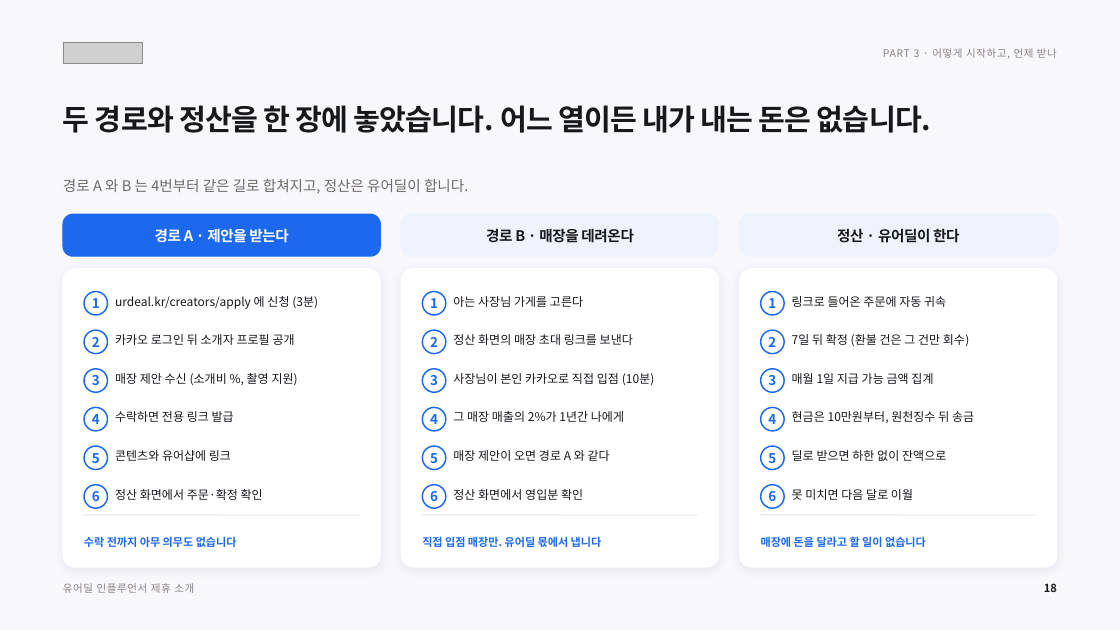
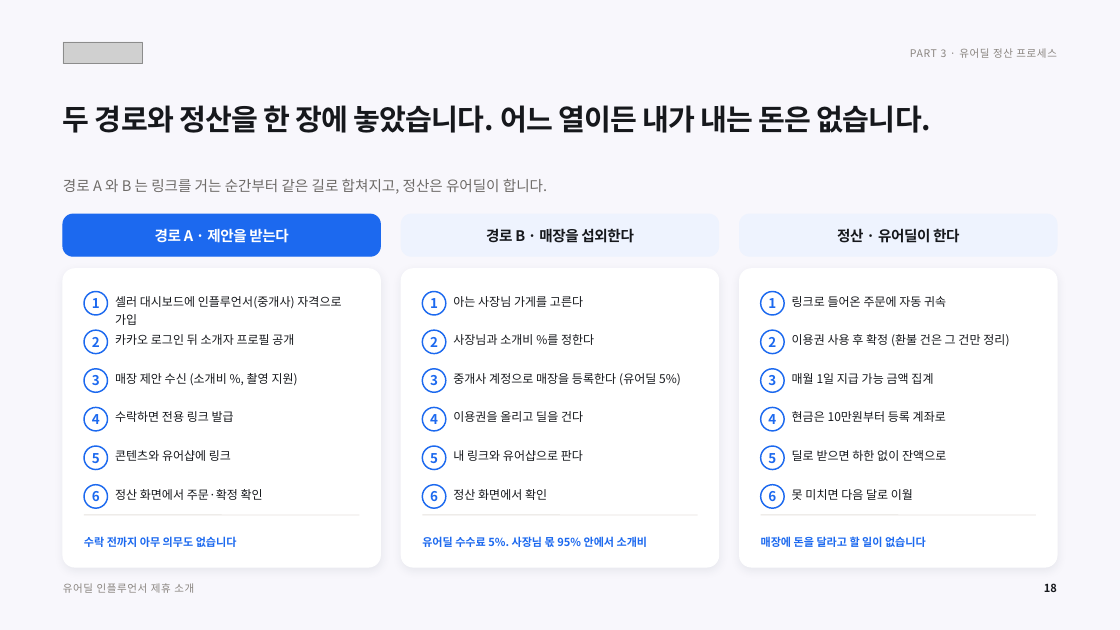
Before and after one commit to tobe2111/ur-live, a slide deck: slide 19 of docs/business/proposals/urdeal-influencer-deck.pptx. Drawn at 1120x630 pixels with LibreOffice and Linux fonts; fonts in the diff are those of the drawing; grey boxes stand for pictures. Boxes give left, top, right and bottom in pixels: in the first picture for what was removed or moved away, otherwise in the second. Text is boxed around its words. In the diff, an @@ line names an element or a change of style, - is before the commit and + after.

```diff
--- a/docs/business/proposals/urdeal-influencer-deck.pptx
+++ b/docs/business/proposals/urdeal-influencer-deck.pptx
@@ text at [910,48,1056,58]: text changed @@
-PART 3 · 어떻게 시작하고, 언제 받나
+PART 3 · 유어딜 정산 프로세스
@@ text at [63,179,547,194]: text changed @@
-경로 A 와 B 는 4번부터 같은 길로 합쳐지고, 정산은 유어딜이 합니다.
+경로 A 와 B 는 링크를 거는 순간부터 같은 길로 합쳐지고, 정산은 유어딜이 합니다.
@@ text at [486,226,633,245]: text changed @@
-경로 B · 매장을 데려온다
+경로 B · 매장을 섭외한다
@@ text at [115,296,341,325]: text changed @@
-urdeal.kr/creators/apply 에 신청 (3분)
+셀러 대시보드에 인플루언서(중개사) 자격으로 가입
@@ text at [453,334,594,345]: text changed @@
-정산 화면의 매장 초대 링크를 보낸다
+사장님과 소개비 %를 정한다
@@ text at [792,334,1009,346]: text changed @@
-7일 뒤 확정 (환불 건은 그 건만 회수)
+이용권 사용 후 확정 (환불 건은 그 건만 정리)
@@ text at [453,373,681,385]: text changed @@
-사장님이 본인 카카오로 직접 입점 (10분)
+중개사 계정으로 매장을 등록한다 (유어딜 5%)
@@ text at [453,411,583,422]: text changed @@
-그 매장 매출의 2%가 1년간 나에게
+이용권을 올리고 딜을 건다
@@ text at [792,411,946,422]: text changed @@
-현금은 10만원부터, 원천징수 뒤 송금
+현금은 10만원부터 등록 계좌로
@@ text at [453,450,583,461]: text changed @@
-매장 제안이 오면 경로 A 와 같다
+내 링크와 유어샵으로 판다
@@ text at [453,489,547,500]: text changed @@
-정산 화면에서 영입분 확인
+정산 화면에서 확인
@@ text at [422,536,648,547]: text changed @@
-직접 입점 매장만. 유어딜 몫에서 냅니다
+유어딜 수수료 5%. 사장님 몫 95% 안에서 소개비
```
Also in this commit, not shown: 19 other slides changed, 9 other files.
